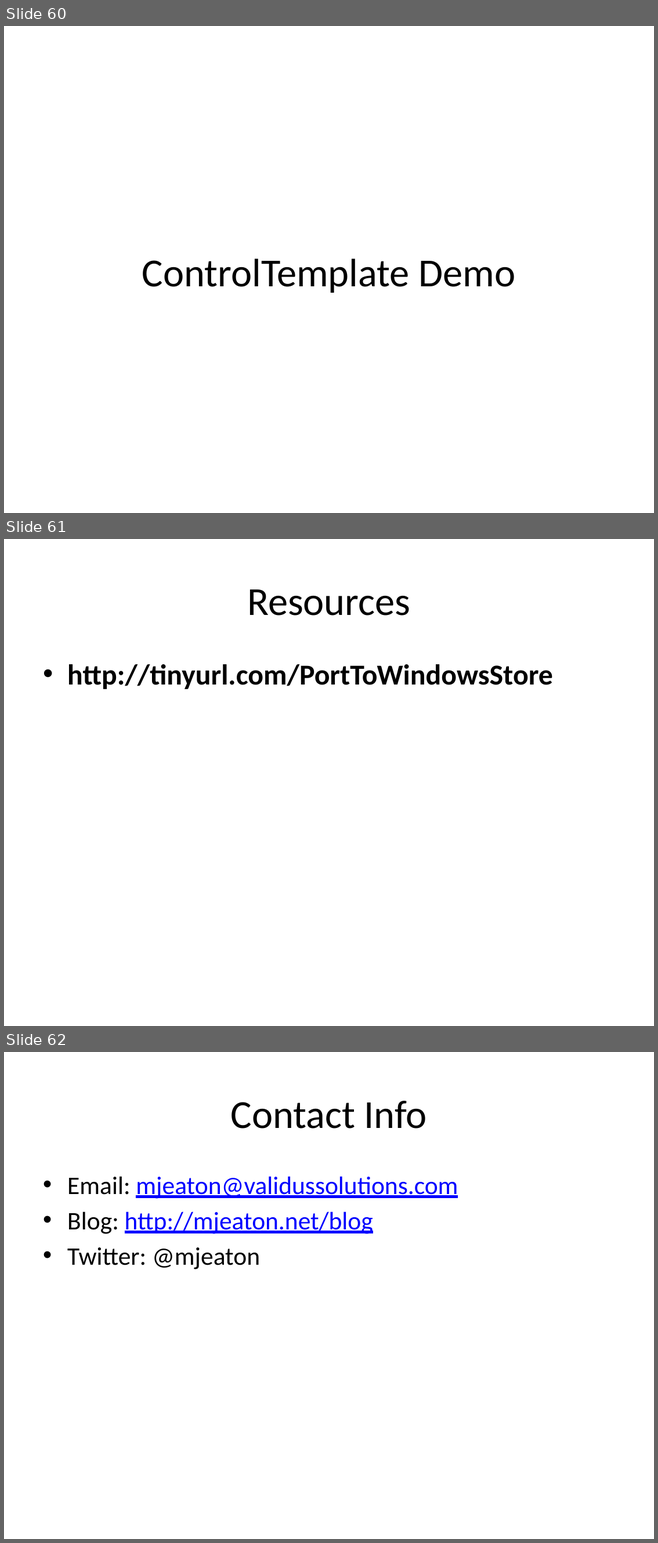
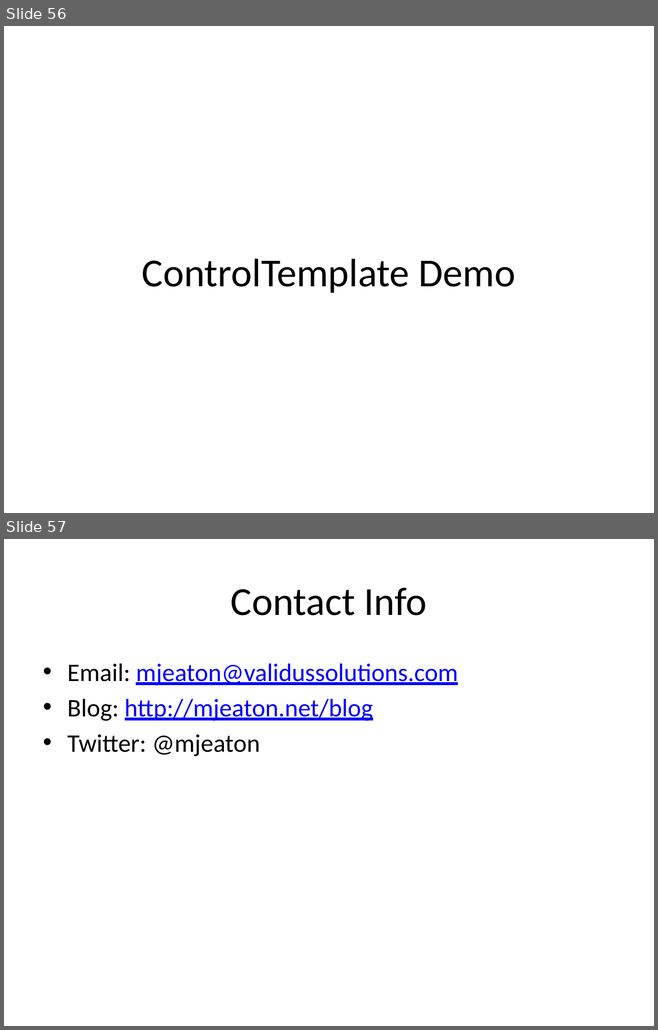
Before and after one commit to mjeaton/presentations, a slide deck: 2014/STLDODN/XAML_Intro/WPFIntro.pptx. Shown one above the other, each under a label of ours: slides 60, 61 and 62 before the commit, slides 56 and 57 after it. The pictures are 658x1543 and 658x1030 pixels, drawn with LibreOffice and Linux fonts; fonts in the diff are those of the drawing. Boxes give left, top, right and bottom in pixels: in the first picture for what was removed or moved away, otherwise in the second. Text is boxed around its words. In the diff, an @@ line names an element or a change of style, - is before the commit and + after.

```diff
--- a/2014/STLDODN/XAML_Intro/WPFIntro.pptx
+++ b/2014/STLDODN/XAML_Intro/WPFIntro.pptx
@@ slide 61 removed at (4,539,654,1026), background #FFFFFF @@
@@ title removed at (247,589,410,616) @@
-Resources
@@ text removed at (67,664,553,689) @@
-• http://tinyurl.com/PortToWindowsStore
@@ what was slide 60 is now slide 56 @@
@@ what was slide 62 is now slide 57 @@
```
Also in this commit, not shown: 1 slide changed, 4 other slides removed, 1 other file.
